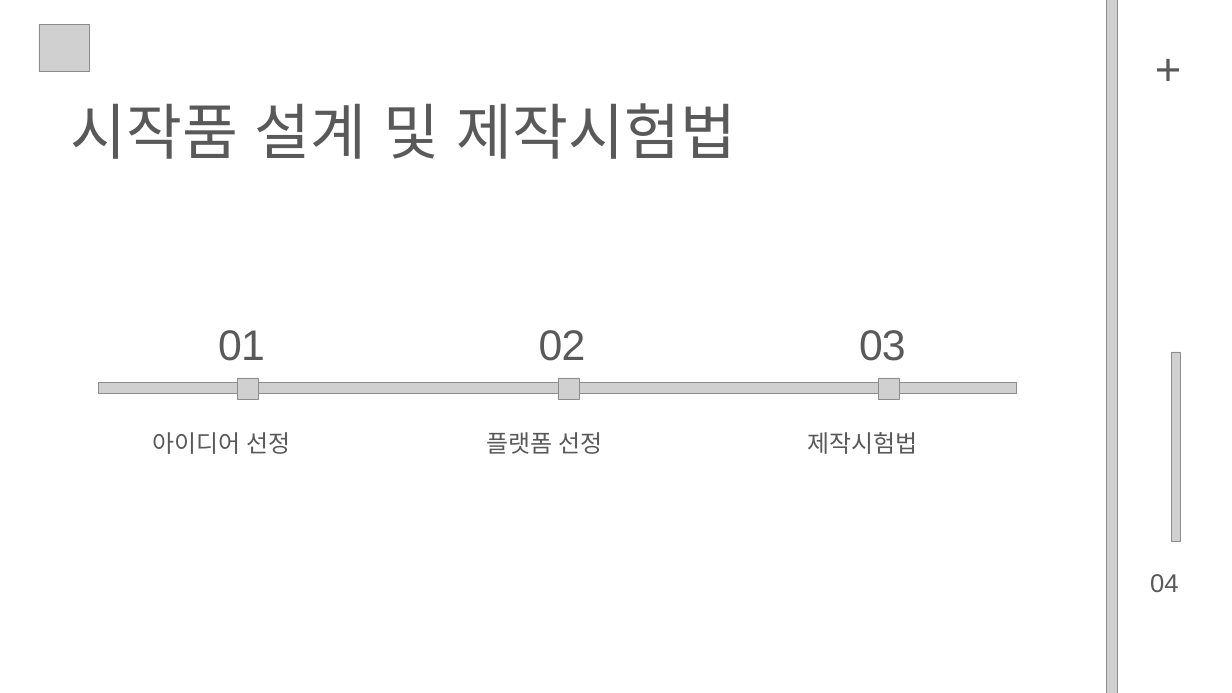
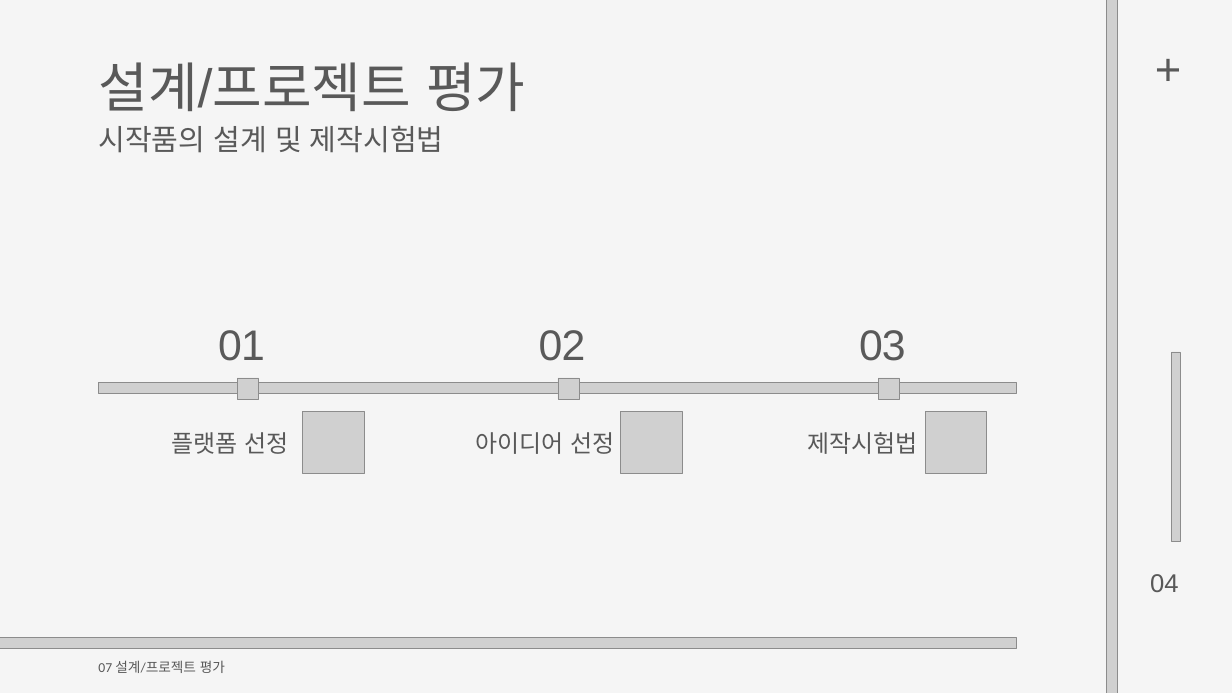
Before and after one commit to byungmeo/CockFit, a slide deck: slide 24 of Documents/팀프로젝트1_7조(방구석낭만)_제안서발표자료.pptx (slide 21 before the commit). Drawn at 1232x693 pixels with LibreOffice and Linux fonts; fonts in the diff are those of the drawing; grey boxes stand for pictures; background and template pictures are left out. Boxes give left, top, right and bottom in pixels: in the first picture for what was removed or moved away, otherwise in the second. Text is boxed around its words. In the diff, an @@ line names an element or a change of style, - is before the commit and + after.

```diff
--- a/Documents/팀프로젝트1_7조(방구석낭만)_제안서발표자료.pptx
+++ b/Documents/팀프로젝트1_7조(방구석낭만)_제안서발표자료.pptx
@@ background #FFFFFF to #F5F5F5 @@
@@ picture removed at box(39, 25, 89, 72) @@
@@ text added at box(98, 62, 525, 111), 63 pt, text #595959 @@
+설계/프로젝트 평가
@@ text at box(98, 125, 444, 153): text changed; size 71 to 34 pt; font Arial to Calibri @@
-시작품 설계 및 제작시험법
+시작품의 설계 및 제작시험법
@@ picture added at box(302, 411, 364, 473) @@
@@ picture added at box(620, 411, 682, 473) @@
@@ picture added at box(925, 411, 987, 473) @@
@@ text "플랫폼 선정": place and size @@
-text "플랫폼 선정" at box(486, 432, 603, 454)
+text "플랫폼 선정" at box(172, 432, 288, 454)
@@ text "아이디어 선정": place and size @@
-text "아이디어 선정" at box(152, 432, 291, 454)
+text "아이디어 선정" at box(475, 432, 614, 454)
@@ picture added at box(0, 638, 1016, 649) @@
@@ text added at box(98, 660, 225, 673), 16 pt, text #595959 @@
+07 설계/프로젝트 평가
```
Also in this commit, not shown: 20 other slides changed, 9 slides added, 15 slides removed, 4 other files.
